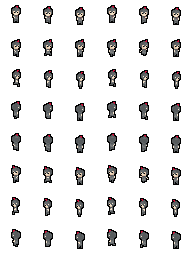
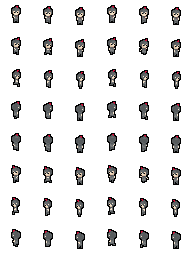
Two versions of the same layered image (192x256). Layer-by-layer changes:
painted on "Front" over [11, 37, 149, 57]
